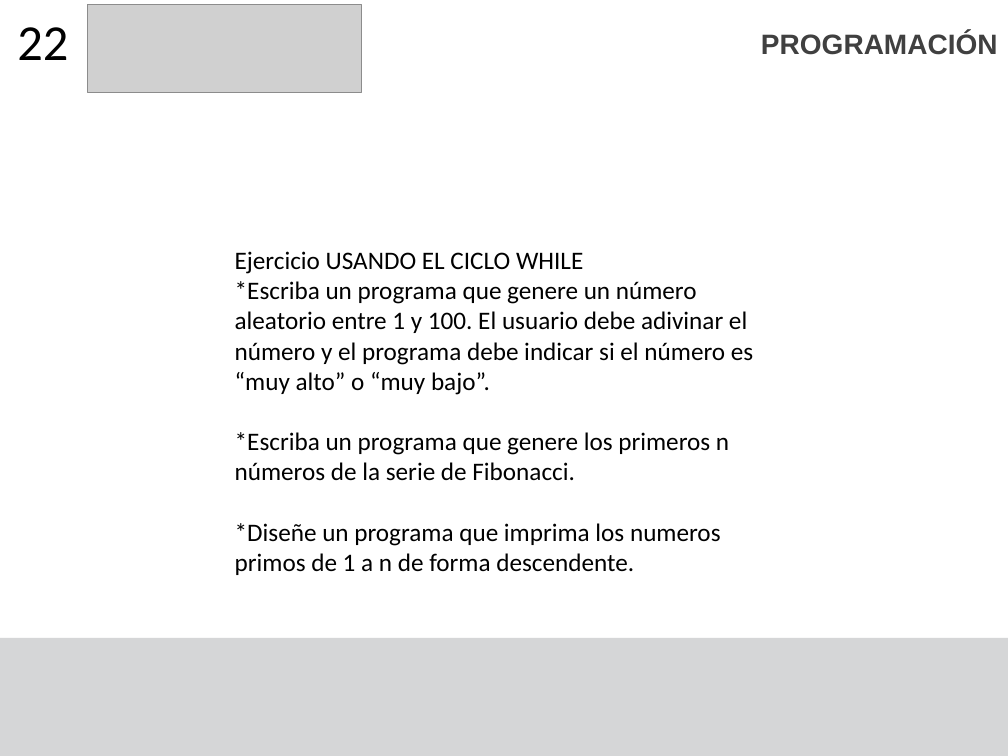
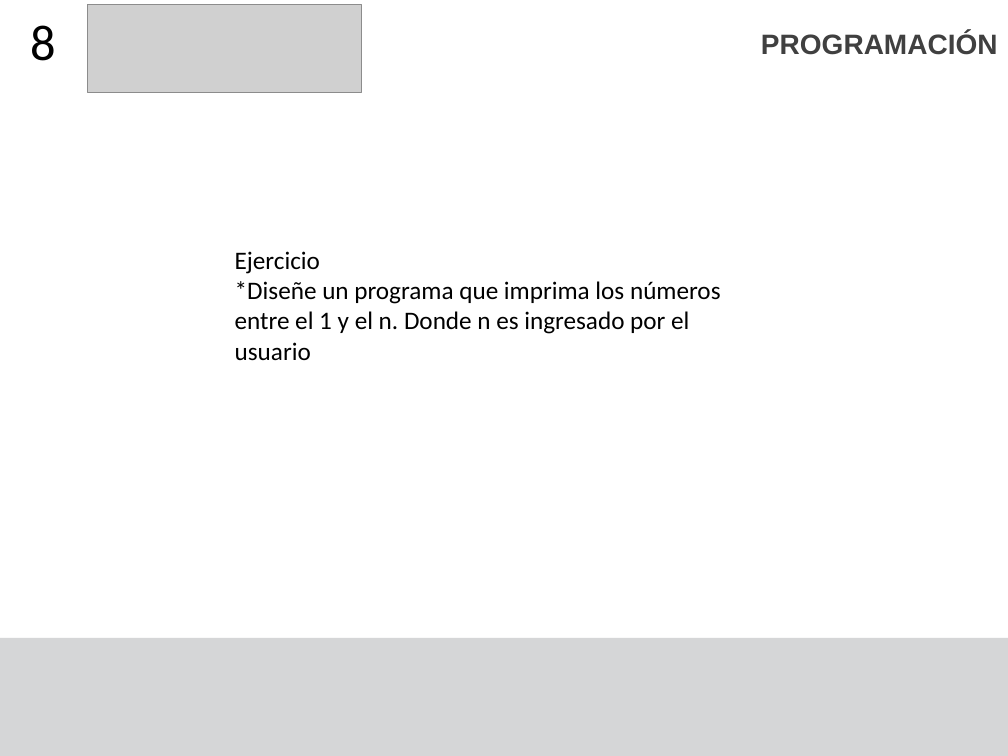
Before and after one commit to F4bian1012/Intro_Programacion, a slide deck: slide 8 of Sesion_5/Condicionales y ciclos.pptx (slide 28 before the commit). Drawn at 1008x756 pixels with LibreOffice and Linux fonts; fonts in the diff are those of the drawing; grey boxes stand for pictures. Boxes give left, top, right and bottom in pixels: in the first picture for what was removed or moved away, otherwise in the second. Text is boxed around its words. In the diff, an @@ line names an element or a change of style, - is before the commit and + after.

```diff
--- a/Sesion_5/Condicionales y ciclos.pptx
+++ b/Sesion_5/Condicionales y ciclos.pptx
@@ title at <box>30,25,56,61</box>: text changed @@
-22
+8
@@ text at <box>235,251,721,361</box>: text changed @@
-Ejercicio USANDO EL CICLO WHILE
-*Escriba un programa que genere un número aleatorio entre 1 y 100. El usuario debe adivinar el número y el programa debe indicar si el número es “muy alto” o “muy bajo”.
-*Escriba un programa que genere los primeros n números de la serie de Fibonacci.
-*Diseñe un programa que imprima los numeros primos de 1 a n de forma descendente.
+Ejercicio
+*Diseñe un programa que imprima los números entre el 1 y el n. Donde n es ingresado por el usuario
```
Also in this commit, not shown: 6 other slides changed, 3 slides added, 20 slides removed, 1 other file.
